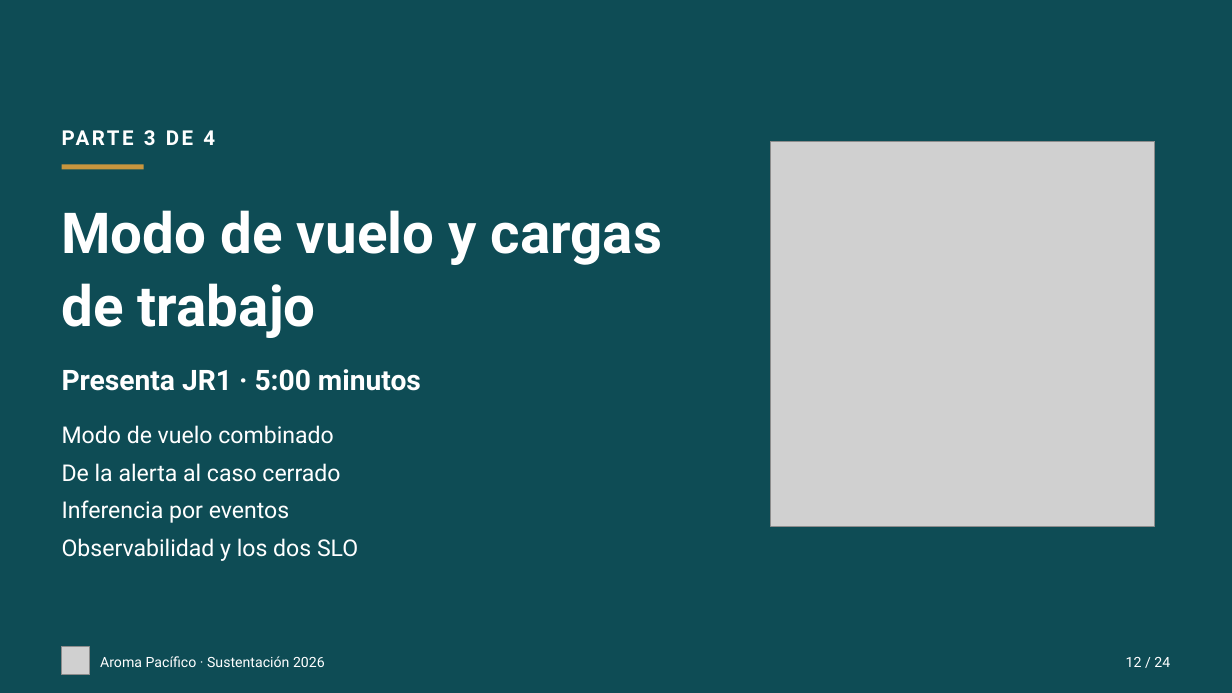
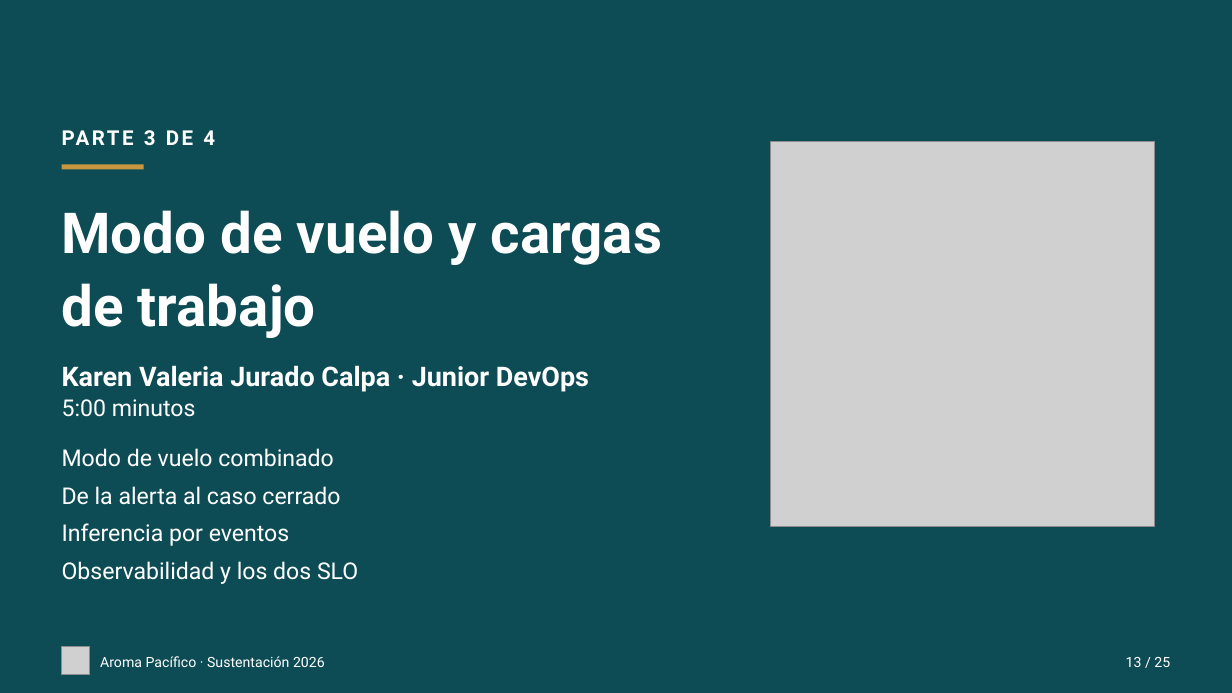
Before and after one commit to aroma-pacifico/aroma-pacifico-presentation, a slide deck: slide 13 of deck/aroma-pacifico-sustentacion.pptx (slide 12 before the commit). Drawn at 1232x693 pixels with LibreOffice and Linux fonts; fonts in the diff are those of the drawing; grey boxes stand for pictures. Boxes give left, top, right and bottom in pixels: in the first picture for what was removed or moved away, otherwise in the second. Text is boxed around its words. In the diff, an @@ line names an element or a change of style, - is before the commit and + after.

```diff
--- a/deck/aroma-pacifico-sustentacion.pptx
+++ b/deck/aroma-pacifico-sustentacion.pptx
@@ text at (62, 365, 589, 417): text changed; size 22 to 21 pt @@
-Presenta JR1 · 5:00 minutos
+Karen Valeria Jurado Calpa · Junior DevOps
+5:00 minutos
@@ text "Modo de vuelo combinado": place and size @@
-text "Modo de vuelo combinado" at (62, 425, 358, 561)
+text "Modo de vuelo combinado" at (62, 448, 358, 584)
@@ text at (1126, 657, 1170, 667): text changed @@
-12 / 24
+13 / 25
```
Also in this commit, not shown: 23 other slides changed, 1 slide added, 32 other files.
